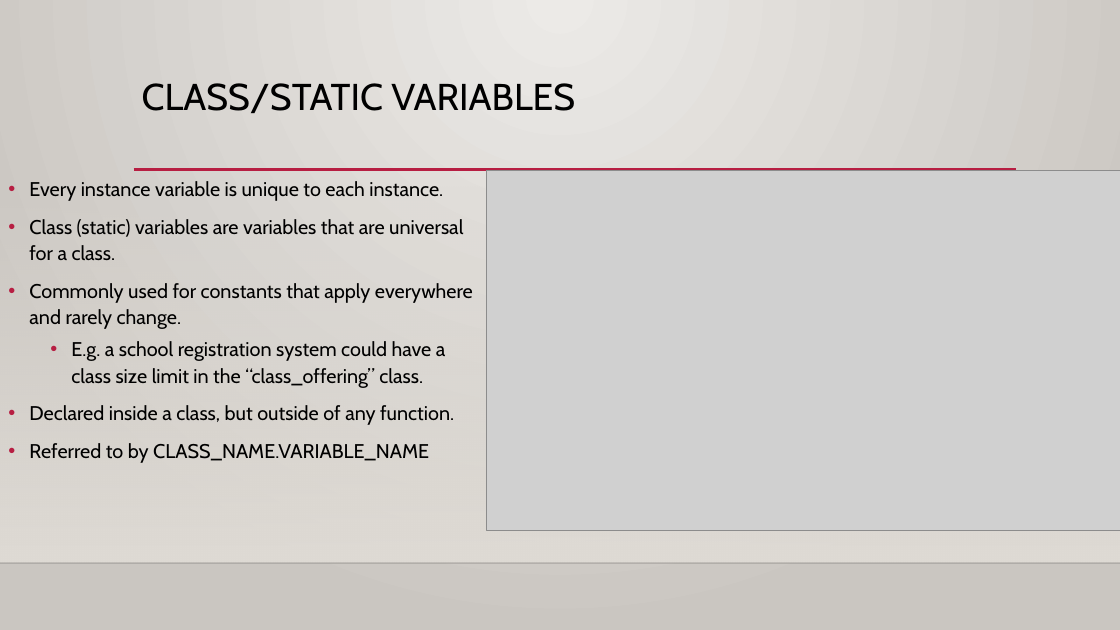
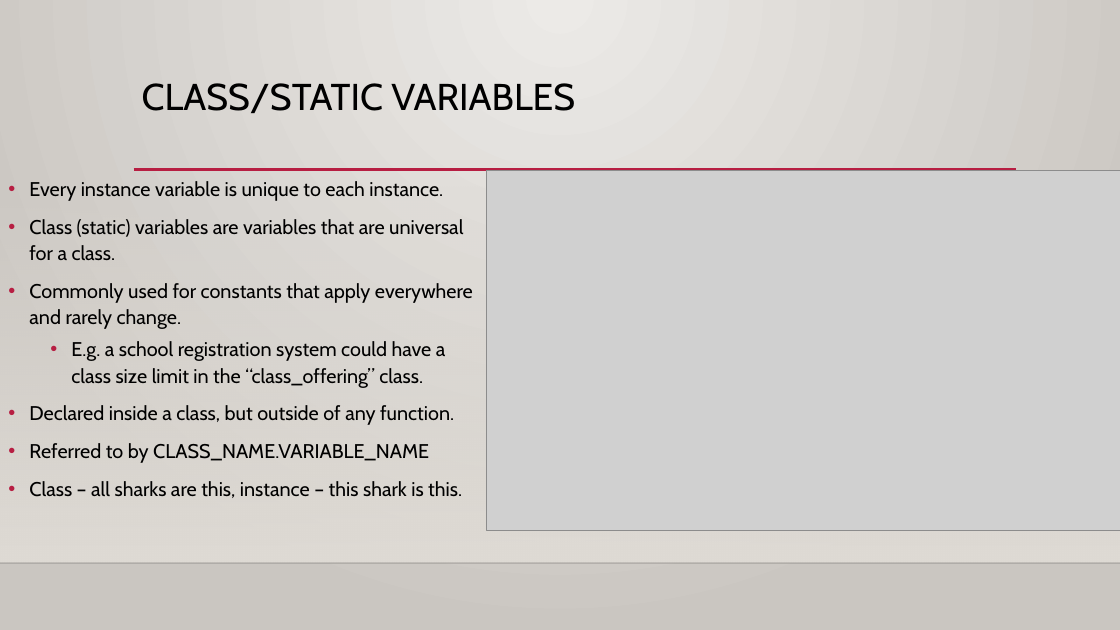
Before and after one commit to AkeemSemperDataScience/Programming_Basics_for_Machine_Learning_Students, a slide deck: slide 11 of reference_material/slides/006_classes_obj_1.pptx (slide 8 before the commit). Drawn at 1120x630 pixels with LibreOffice and Linux fonts; fonts in the diff are those of the drawing; grey boxes stand for pictures; background and template pictures are left out. Boxes give left, top, right and bottom in pixels: in the first picture for what was removed or moved away, otherwise in the second. Text is boxed around its words. In the diff, an @@ line names an element or a change of style, - is before the commit and + after.

```diff
--- a/reference_material/slides/006_classes_obj_1.pptx
+++ b/reference_material/slides/006_classes_obj_1.pptx
@@ text at [29, 481, 462, 498]: paragraph added @@
+• Class – all sharks are this, instance – this shark is this.
```
Also in this commit, not shown: 4 other slides changed, 4 slides added, 1 other file.
